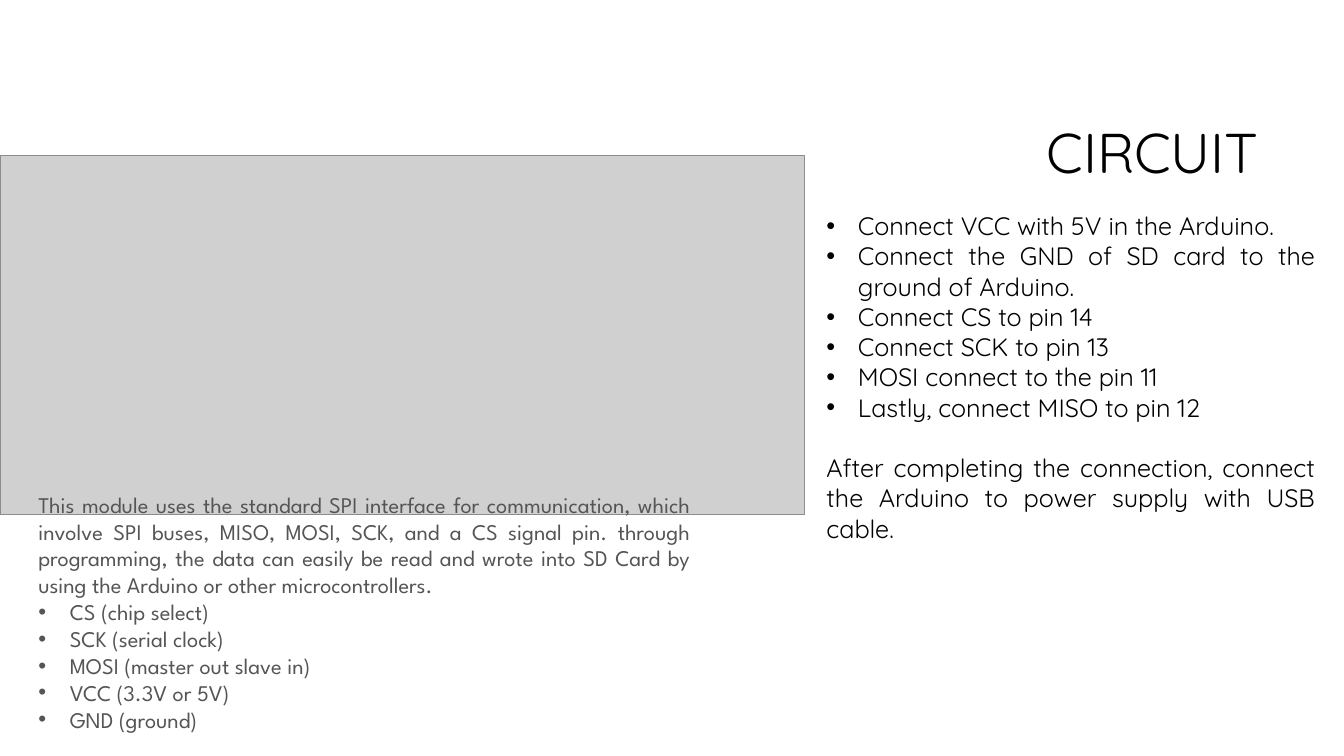
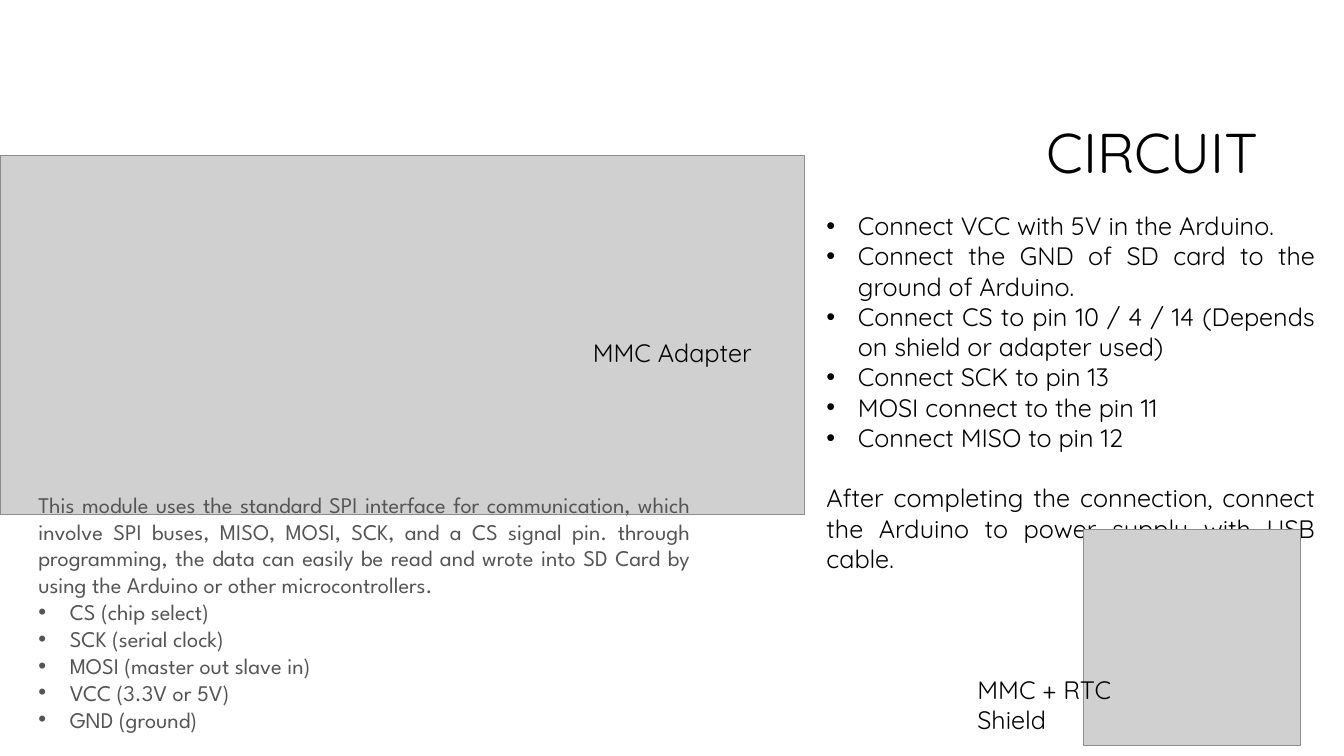
Before and after one commit to softwaresunleashed/arduino, a slide deck: slide 4 of custom_projects/01_MicroSdCardInterfacing/01_MicroSdCardInterfacing.pptx. Drawn at 1344x756 pixels with LibreOffice and Linux fonts; fonts in the diff are those of the drawing; grey boxes stand for pictures; background and template pictures are left out. Boxes give left, top, right and bottom in pixels: in the first picture for what was removed or moved away, otherwise in the second. Text is boxed around its words. In the diff, an @@ line names an element or a change of style, - is before the commit and + after.

```diff
--- a/custom_projects/01_MicroSdCardInterfacing/01_MicroSdCardInterfacing.pptx
+++ b/custom_projects/01_MicroSdCardInterfacing/01_MicroSdCardInterfacing.pptx
@@ text at (858,300,1314,361): text changed @@
-• Connect CS to pin 14
+• Connect CS to pin 10 / 4 / 14 (Depends on shield or adapter used)
@@ text added at (593,343,752,367), 18 pt, text #000000 @@
+MMC Adapter
@@ text at (858,421,1124,452): text changed @@
-• Lastly, connect MISO to pin 12
+• Connect MISO to pin 12
@@ picture added at (1084,529,1301,746) @@
@@ text added at (977,672,1111,730), 18 pt, text #000000 @@
+MMC + RTC
+Shield
```
Also in this commit, not shown: 3 other slides changed, 4 slides added, 2 slides removed, 2 other files.
